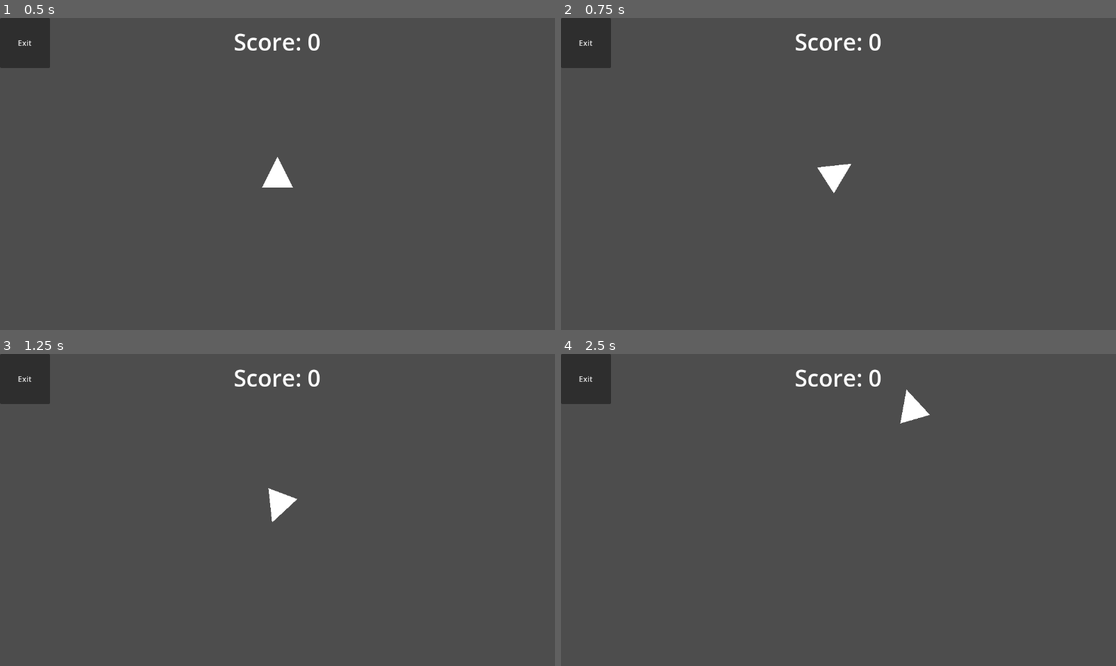
Above: before the commit, frames 1-4 (two rows, left to right).
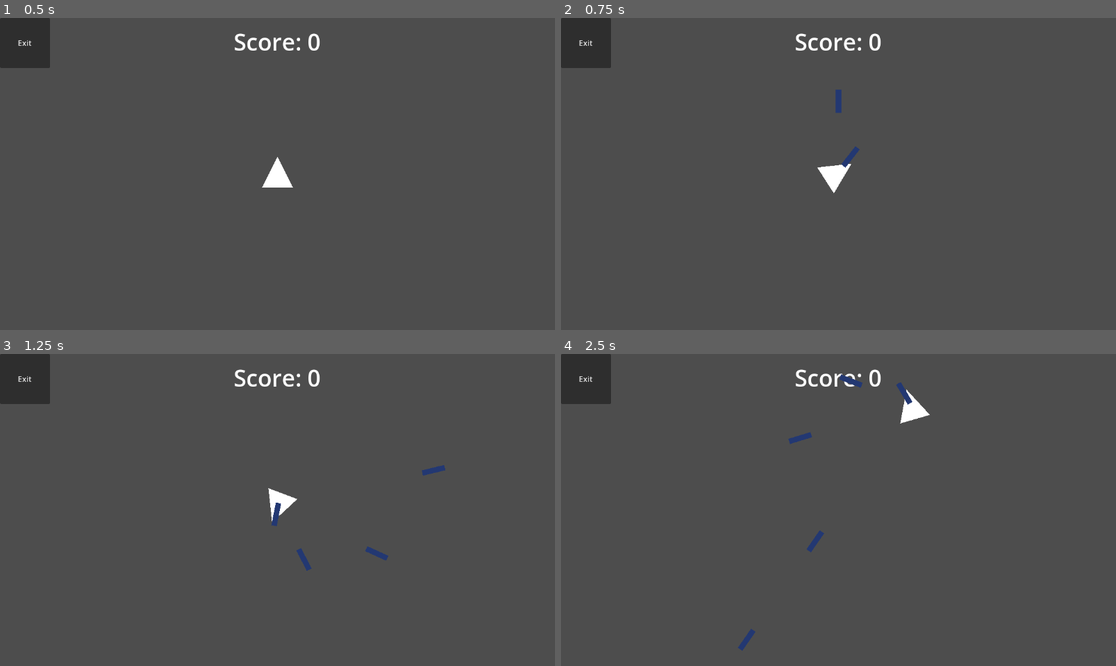
Above: after the commit, the same moments.

Repository: V3AI-Seven/processing-assignments-10
Game: Godot game, scene res://scenes/projects/asteroid_shooter.tscn
Same seed, same stepped clock (60 frames per second), same inputs: the game is played once before the commit and once after it. This scene is started directly instead of the project's main scene.
Inputs:
- Up to frame 1 (0.5 s): no input
- Up to frame 2 (0.75 s): tap Enter at 0.5 s; hold D from 0.53 s (still down); hold Space from 0.53 s (still down)
- Up to frame 3 (1.25 s): keep holding D; keep holding Space
- Up to frame 4 (2.5 s): release D at 1.28 s; release Space at 1.28 s; hold S 1.28-2.03 s; tap Space at 1.35, 1.52, 1.82 s; hold D from 2.03 s (still down); hold Space from 2.03 s (still down)

Frame 1 is identical in both runs. In frame 2, 0.2% of the frame differs, in the area x 49-54%, y 22-49%; in frame 3, 0.3%; in frame 4, 0.4%, in the area x 31-64%, y 6-96%.

Commit message:
Bullets work, some work on boulders

Diff:
--- a/scenes/projects/asteroid_shooter.tscn
+++ b/scenes/projects/asteroid_shooter.tscn
@@ -1,10 +1,17 @@
-[gd_scene load_steps=9 format=3 uid="uid://b14glku3kr23n"]
+[gd_scene load_steps=14 format=3 uid="uid://b14glku3kr23n"]
 
 [ext_resource type="PackedScene" uid="uid://d4mmehk8jrrto" path="res://scenes/templates/exit_button.tscn" id="1_ybcku"]
 [ext_resource type="Script" uid="uid://b4y6yumhp0y13" path="res://scripts/AsteroidShooter/player.gd" id="2_afidj"]
-[ext_resource type="Script" uid="uid://dvfoble2cq0q7" path="res://scenes/projects/bullet.gd" id="2_asjkd"]
+[ext_resource type="Script" uid="uid://dvfoble2cq0q7" path="res://scripts/AsteroidShooter/bullet.gd" id="2_asjkd"]
 [ext_resource type="Texture2D" uid="uid://c6ra6w73t0bf7" path="res://scripts/AsteroidShooter/Media/White_triangle.svg.png" id="2_x37lq"]
+[ext_resource type="Script" uid="uid://bqutef4p3ttk3" path="res://scenes/projects/score_label.gd" id="4_8dmoq"]
 [ext_resource type="Texture2D" uid="uid://crb1vgkqapdjf" path="res://scripts/AsteroidShooter/Media/blue.png" id="4_afidj"]
+[ext_resource type="Script" uid="uid://x5swyj3bqhgi" path="res://scenes/projects/boulder.gd" id="7_llpqh"]
+[ext_resource type="Texture2D" uid="uid://53unuext77eo" path="res://scripts/AsteroidShooter/Media/WhiteCircle.png" id="8_t13xm"]
+
+[sub_resource type="GDScript" id="GDScript_asjkd"]
+script/source = "extends Node2D
+"
 
 [sub_resource type="RectangleShape2D" id="RectangleShape2D_x37lq"]
 size = Vector2(20, 664)
@@ -15,42 +22,46 @@
 [sub_resource type="RectangleShape2D" id="RectangleShape2D_asjkd"]
 size = Vector2(18, 56)
 
+[sub_resource type="CircleShape2D" id="CircleShape2D_cuk1y"]
+radius = 64.0
+
 [node name="AsteroidShooter" type="Node2D"]
+script = SubResource("GDScript_asjkd")
 
 [node name="ExitButton" parent="." instance=ExtResource("1_ybcku")]
 
 [node name="OuterWalls" type="Node2D" parent="."]
 
-[node name="NegativeX" type="StaticBody2D" parent="OuterWalls"]
+[node name="NegativeY" type="StaticBody2D" parent="OuterWalls"]
 position = Vector2(-8, 320)
 
-[node name="CollisionShape2D" type="CollisionShape2D" parent="OuterWalls/NegativeX"]
+[node name="CollisionShape2D" type="CollisionShape2D" parent="OuterWalls/NegativeY"]
 shape = SubResource("RectangleShape2D_x37lq")
 
-[node name="PositiveX" type="StaticBody2D" parent="OuterWalls"]
+[node name="PositiveY" type="StaticBody2D" parent="OuterWalls"]
 position = Vector2(1160, 320)
 
-[node name="CollisionShape2D" type="CollisionShape2D" parent="OuterWalls/PositiveX"]
+[node name="CollisionShape2D" type="CollisionShape2D" parent="OuterWalls/PositiveY"]
 shape = SubResource("RectangleShape2D_x37lq")
 
-[node name="NegativeY" type="StaticBody2D" parent="OuterWalls"]
+[node name="NegativeX" type="StaticBody2D" parent="OuterWalls"]
 position = Vector2(576, -8)
 
-[node name="CollisionShape2D" type="CollisionShape2D" parent="OuterWalls/NegativeY"]
+[node name="CollisionShape2D" type="CollisionShape2D" parent="OuterWalls/NegativeX"]
 rotation = 1.5707964
 shape = SubResource("RectangleShape2D_afidj")
 
-[node name="PositiveY" type="StaticBody2D" parent="OuterWalls"]
+[node name="PositiveX" type="StaticBody2D" parent="OuterWalls"]
 position = Vector2(576, 656)
 
-[node name="CollisionShape2D" type="CollisionShape2D" parent="OuterWalls/PositiveY"]
+[node name="CollisionShape2D" type="CollisionShape2D" parent="OuterWalls/PositiveX"]
 rotation = 1.5707964
 shape = SubResource("RectangleShape2D_afidj")
 
 [node name="Bullet" type="CharacterBody2D" parent="."]
-visible = false
 position = Vector2(576, 320)
 script = ExtResource("2_asjkd")
+metadata/is_shot = false
 
 [node name="Visual" type="Sprite2D" parent="Bullet"]
 position = Vector2(-2.2888184e-05, 8.702278e-06)
@@ -70,9 +81,11 @@
 theme_override_font_sizes/font_size = 48
 text = "Score: 0"
 horizontal_alignment = 1
+script = ExtResource("4_8dmoq")
 
 [node name="Player" type="CharacterBody2D" parent="."]
 position = Vector2(576, 320)
+motion_mode = 1
 script = ExtResource("2_afidj")
 
 [node name="CollisionPolygon2D" type="CollisionPolygon2D" parent="Player"]
@@ -84,3 +97,28 @@
 [node name="WhiteTriangle_svg" type="Sprite2D" parent="Player"]
 scale = Vector2(0.03125, 0.03125)
 texture = ExtResource("2_x37lq")
+
+[node name="FireCooldown" type="Timer" parent="Player"]
+process_callback = 0
+wait_time = 0.1
+one_shot = true
+
+[node name="Boulder" type="CharacterBody2D" parent="."]
+position = Vector2(576, -88)
+collision_layer = 2
+collision_mask = 2
+script = ExtResource("7_llpqh")
+
+[node name="CollisionShape2D" type="CollisionShape2D" parent="Boulder"]
+shape = SubResource("CircleShape2D_cuk1y")
+
+[node name="WhiteCircle" type="Sprite2D" parent="Boulder"]
+position = Vector2(7.6293945e-06, -1.9073486e-06)
+scale = Vector2(0.095333345, 0.095333345)
+texture = ExtResource("8_t13xm")
+
+[node name="SpawnTimer" type="Timer" parent="Boulder"]
+
+[connection signal="point_scored" from="Bullet" to="Score" method="score_updated"]
+[connection signal="fire_shot" from="Player" to="Bullet" method="fire_shot"]
+[connection signal="position_updated" from="Player" to="Bullet" method="recieve_position"]
--- /dev/null
+++ b/scenes/projects/boulder.gd
@@ -0,0 +1,51 @@
+extends CharacterBody2D
+var is_clone = false
+
+func _ready() -> void:
+	if is_clone:
+		var spawn_side = randi_range(1,4)
+		var spawnX
+		var spawnY
+		match spawn_side:
+			1: #negative x
+				spawnX = randi_range(64,1088)
+				spawnY = 736
+
+			2: #positive x
+				spawnX = randi_range(64,1088)
+				spawnY = 96
+
+			3: #negative y
+				spawnX = -64
+				spawnY = randi_range(64,576)
+
+			4: #positive y
+				spawnX = 1216
+				spawnY = randi_range(64,576)
+
+
+		position.x = spawnX
+		position.y = spawnY
+
+		visible = true
+
+		print("Clone ready")
+
+	else:
+		print("Not clone")
+		visible = false
+
+func new_boulder() -> void: # TODO: still need to connect to timer and test
+	print("Generating new boulder")
+
+	var boulder_clone = duplicate()
+	boulder_clone.is_clone = true
+
+	get_tree().current_scene.add_child(boulder_clone)
+
+
+func _physics_process(delta) -> void:
+	if is_clone == true:
+		var collision = move_and_collide(velocity * delta)
+		if collision:
+			velocity = velocity.bounce(collision.get_normal())
--- a/scenes/projects/bullet.gd
+++ /dev/null
@@ -1,22 +0,0 @@
-extends CharacterBody2D
-
-const fire_speed = 600 #pixels/s
-
-var is_shot = false
-
-func _ready() -> void:
-	if is_shot == true:
-		visible = true
-	else:
-		visible = false
-
-func recieve_position(incoming_position:Vector2, incoming_rotation:float):
-	if is_shot == false:
-		position = incoming_position
-		rotation = incoming_rotation
-
-func _physics_process(delta: float) -> void:
-	if is_shot == true:
-		velocity.y = fire_speed
-		velocity = velocity.rotated(rotation)
-		move_and_slide()
--- /dev/null
+++ b/scenes/projects/score_label.gd
@@ -0,0 +1,4 @@
+extends Label
+
+func score_updated(new_score:int):
+	text = "Score: " +str(new_score)
--- /dev/null
+++ b/scripts/AsteroidShooter/bullet.gd
@@ -0,0 +1,42 @@
+extends CharacterBody2D
+
+const fire_speed = 800 #pixels/s
+
+var is_shot = false
+var score = 0
+
+signal point_scored(new_score:int)
+
+func score_point(object):
+	if object.is_clone == true and is_shot == true:
+		object.queue_free()
+		score += 1
+		point_scored.emit(score)
+		queue_free()
+
+func _ready() -> void:# runs when loaded(normally or as clone)
+	if is_shot == true:
+		#print("[Asteroid] Bullet shot!")
+		visible = true
+	else:
+		#print("[Asteroid] Regular bullet")
+		visible = false
+
+func fire_shot():
+	#print("[Asteroid] Bullet cloned")
+	var bullet_clone = duplicate()
+
+	bullet_clone.is_shot = true
+	bullet_clone.visible = true
+
+	get_tree().current_scene.add_child(bullet_clone)
+
+func recieve_position(incoming_position:Vector2, incoming_rotation:float): #used to ensure bullet tracks with player
+	if is_shot == false:
+		position = incoming_position
+		rotation = incoming_rotation
+
+func _physics_process(_delta: float) -> void: #runs at a fixed rate, and delta is time between ticks(updates)
+	if is_shot == true:
+		velocity = global_transform.y * -fire_speed
+		move_and_slide()
--- a/scripts/AsteroidShooter/player.gd
+++ b/scripts/AsteroidShooter/player.gd
@@ -4,8 +4,17 @@
 const move_speed = 350 #pixels/s
 
 signal position_updated(outgoing_position:Vector2, outgoing_rotation: float)
+signal fire_shot()
 
-func _physics_process(delta: float) -> void:
+
+func _physics_process(delta: float) -> void:#runs at a fixed rate, and delta is time between ticks(updates)
+
+	#bullet shooting
+	if Input.is_key_pressed(KEY_SPACE):
+		if $FireCooldown.is_stopped():
+			$FireCooldown.start()
+			#print("[Asteroid] Shooting bullet")
+			fire_shot.emit()
 
 	#roll control
 	var target_roll = 0
@@ -22,10 +31,10 @@
 	if Input.is_key_pressed(KEY_S):
 		target_velocity.y += move_speed
 
-	#print("target velocity = "+str(target_velocity.y))
+	#print("[Asteroid] target velocity = "+str(target_velocity.y))
 	target_velocity = target_velocity.rotated(rotation)
 
 	velocity = target_velocity
-	#print("velocity = "+str(velocity.y))
+	#print("[Asteroid] velocity = "+str(velocity.y))
 	move_and_slide()
 	position_updated.emit(position,rotation)
Not shown, added: scenes/projects/boulder.gd.uid
Not shown, added: scenes/projects/score_label.gd.uid
Binary file added: scripts/AsteroidShooter/Media/WhiteCircle.png
Not shown, added: scripts/AsteroidShooter/Media/WhiteCircle.png.import
Renamed: scenes/projects/bullet.gd.uid -> scripts/AsteroidShooter/bullet.gd.uid
Not shown, changed: .gitignore
